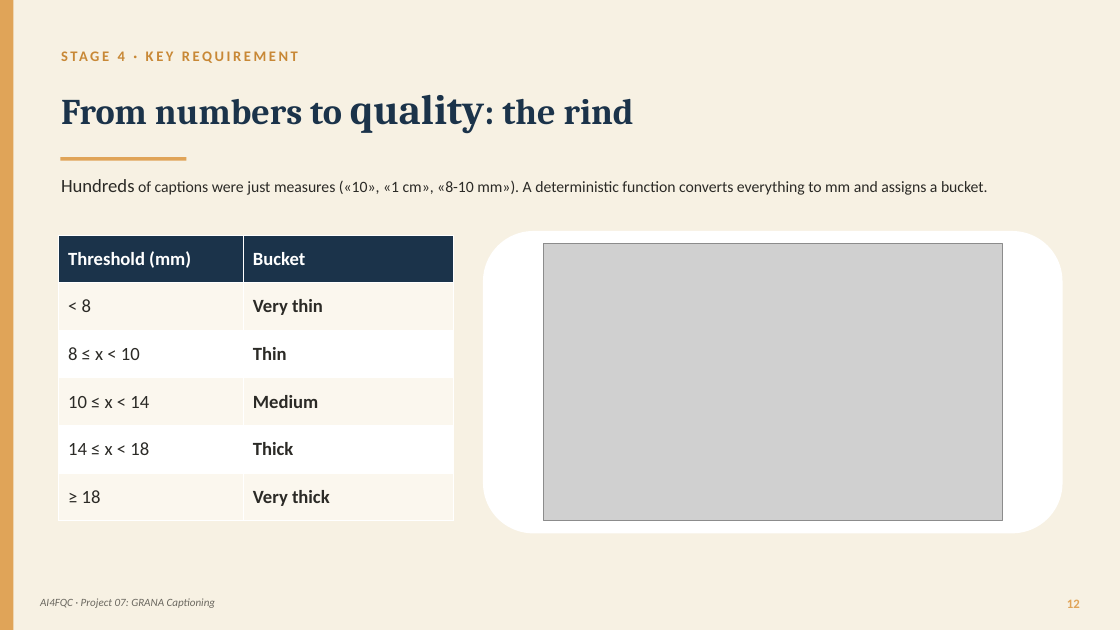
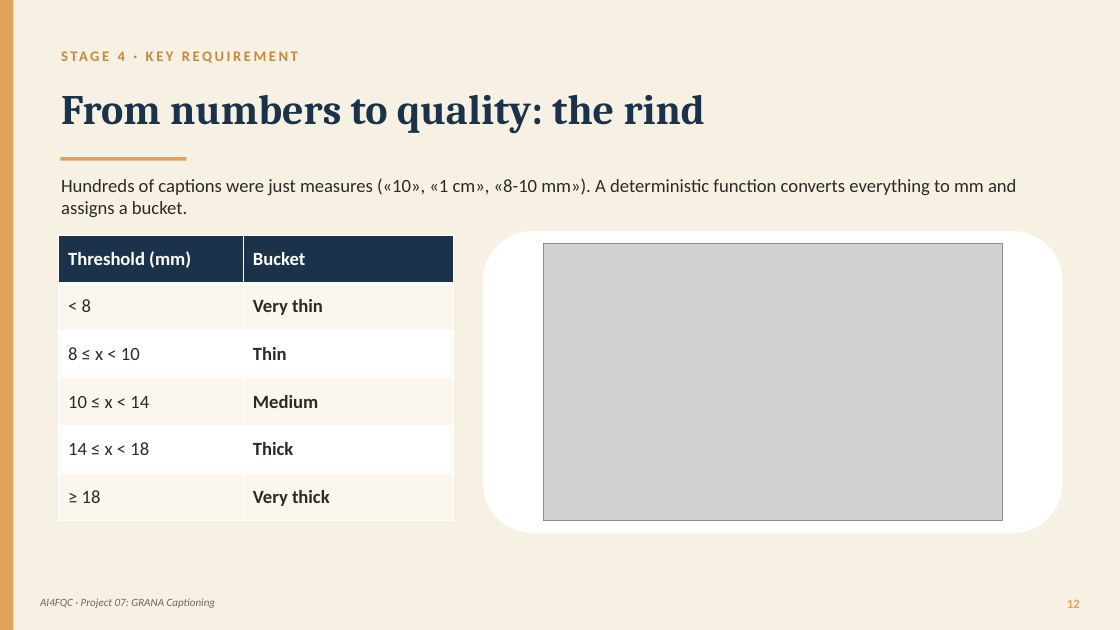
Before and after one commit to panciut/Cheese, a slide deck: slide 12 of presentation/Trentingrana_Captioning_EN.pptx. Drawn at 1120x630 pixels with LibreOffice and Linux fonts; fonts in the diff are those of the drawing; grey boxes stand for pictures. Boxes give left, top, right and bottom in pixels: in the first picture for what was removed or moved away, otherwise in the second. Text is boxed around its words. In the diff, an @@ line names an element or a change of style, - is before the commit and + after.

Commit message:
Update Trentingrana_Captioning_EN.pptx presentation file

```diff
--- a/presentation/Trentingrana_Captioning_EN.pptx
+++ b/presentation/Trentingrana_Captioning_EN.pptx
@@ text "From numbers to quality: the ..." at bbox=[61, 94, 705, 134]: size 31 to 36 pt in "From numbers to quality: the rind" @@
@@ text "Hundreds of captions were just ..." at bbox=[61, 178, 1016, 217]: size 13.5 to 16 pt @@
```
